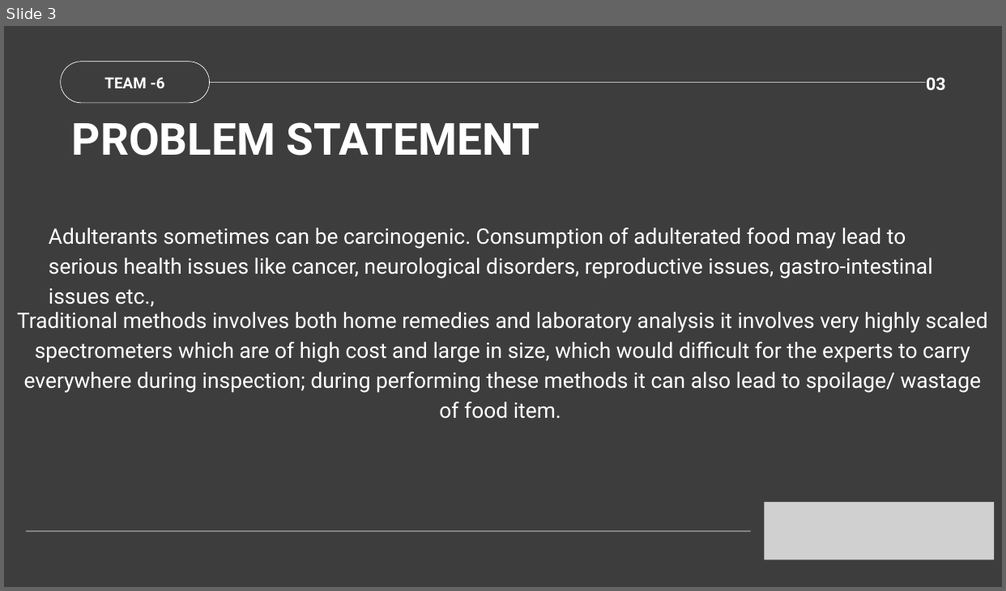
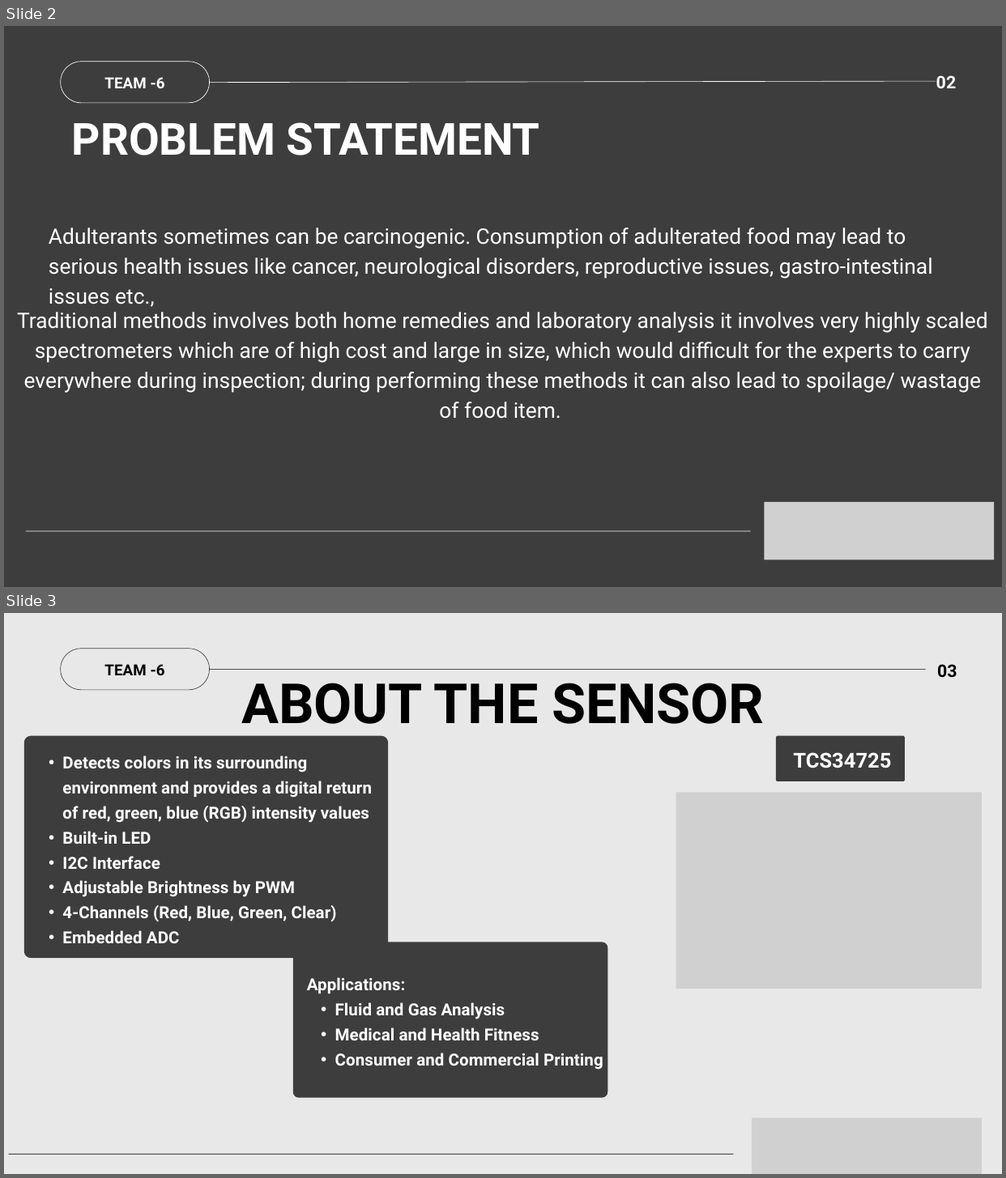
Before and after one commit to KV-a1/Analog-and-NN-CNN-GNN, a slide deck: TEAM - 6.pptx. Shown one above the other, each under a label of ours: slide 3 before the commit, slides 2 and 3 after it. The pictures are 1006x591 and 1006x1178 pixels, drawn with LibreOffice and Linux fonts; fonts in the diff are those of the drawing; grey boxes stand for pictures. Boxes give left, top, right and bottom in pixels: in the first picture for what was removed or moved away, otherwise in the second. Text is boxed around its words. In the diff, an @@ line names an element or a change of style, - is before the commit and + after.

```diff
--- a/TEAM - 6.pptx
+++ b/TEAM - 6.pptx
@@ slide 3 added at <box>4,613,1002,1174</box>, background #E8E8E8 @@
@@ freeform shape added at <box>60,648,210,690</box>, fill #3D3D3D @@
@@ text added at <box>104,664,165,675</box>, 22 pt, text #000000, bold @@
+TEAM -6
@@ line added from (210, 670) to (926, 670), #000000 0.75 pt @@
@@ text added at <box>241,683,765,736</box>, 80 pt, text #000000, bold @@
+ABOUT THE SENSOR
@@ text added at <box>937,664,957,678</box>, 25 pt, text #000000, bold @@
+03
@@ freeform shape added at <box>24,736,388,958</box>, fill #3D3D3D @@
@@ text added at <box>62,756,372,943</box>, 24 pt, text #FFFFFF, bold @@
+  • Detects colors in its surrounding environment and provides a digital return of red, green, blue (RGB) intensity values
+  • Built-in LED
+  • I2C Interface
+  • Adjustable Brightness by PWM
+  • 4-Channels (Red, Blue, Green, Clear)
+  • Embedded ADC
@@ freeform shape added at <box>776,736,905,781</box>, fill #3D3D3D @@
@@ text added at <box>793,752,891,769</box>, 29.8 pt, text #FFFFFF, bold @@
+TCS34725
@@ picture added at <box>676,793,982,989</box> @@
@@ freeform shape added at <box>293,943,607,1098</box>, fill #3D3D3D @@
@@ text added at <box>307,977,603,1070</box>, 24 pt, text #FFFFFF, bold @@
+Applications:
+  • Fluid and Gas Analysis
+  • Medical and Health Fitness
+  • Consumer and Commercial Printing
@@ picture added at <box>752,1118,982,1174</box> @@
@@ line added from (9, 1154) to (733, 1154), #000000 0.75 pt @@
@@ what was slide 3 is now slide 2 @@
@@ slide 2 changed as well @@
@@ line moved from (210, 83) - (926, 83) to (210, 83) - (936, 81) @@
@@ text at <box>936,75,957,88</box>: text changed @@
-03
+02
```
Also in this commit, not shown: 3 other slides changed, 5 other slides added, 10 slides removed.
